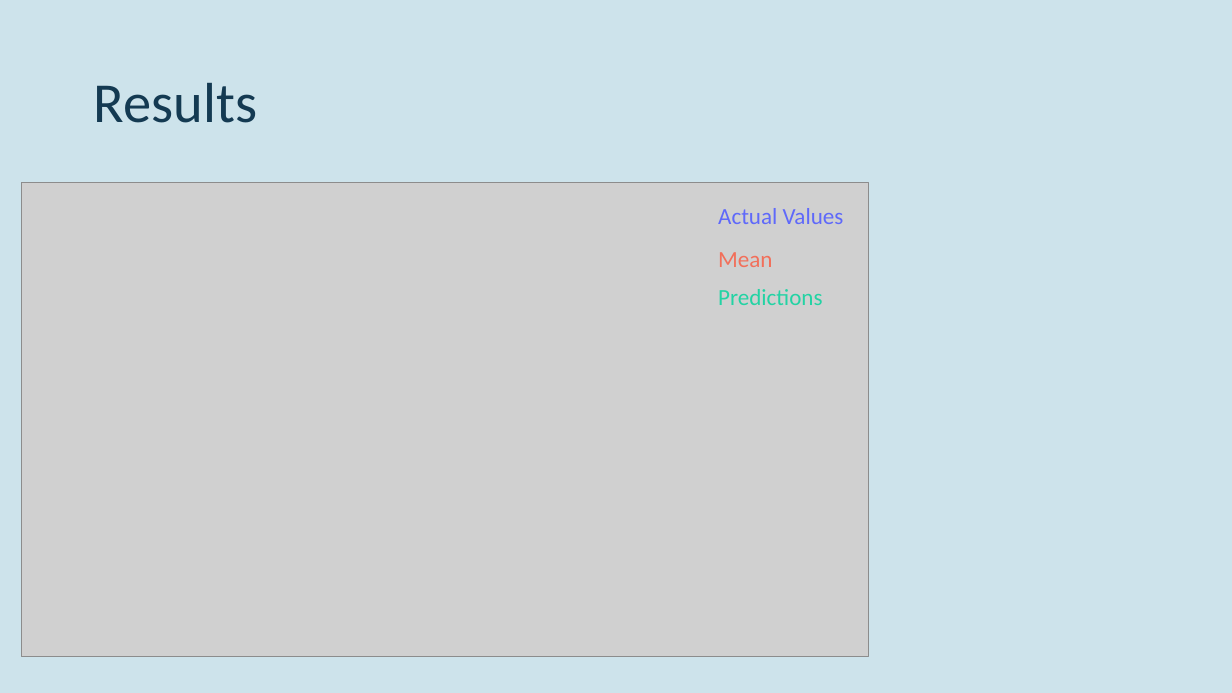
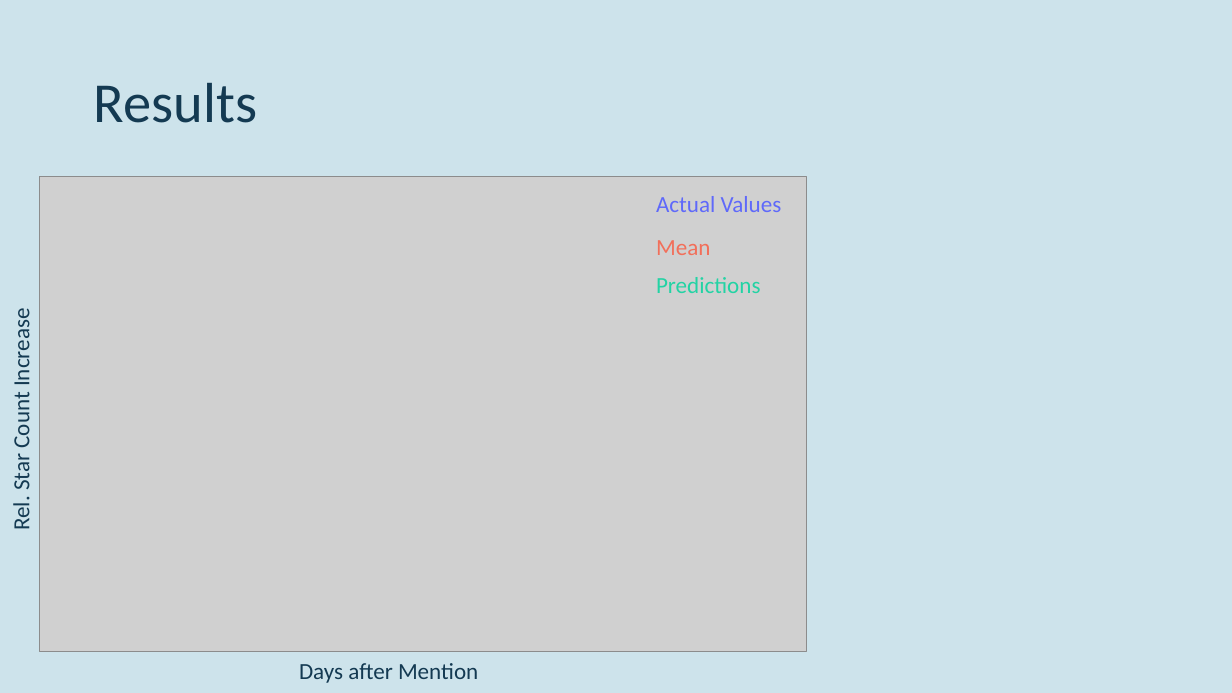
Before and after one commit to JimFawkes/luther, a slide deck: slide 5 of Presentation/Project Luther.pptx. Drawn at 1232x693 pixels with LibreOffice and Linux fonts; fonts in the diff are those of the drawing; grey boxes stand for pictures. Boxes give left, top, right and bottom in pixels: in the first picture for what was removed or moved away, otherwise in the second. Text is boxed around its words. In the diff, an @@ line names an element or a change of style, - is before the commit and + after.

```diff
--- a/Presentation/Project Luther.pptx
+++ b/Presentation/Project Luther.pptx
@@ picture: place and size @@
-picture at box(21, 182, 869, 657)
+picture at box(39, 177, 806, 652)
@@ 3 texts: place and size @@
-3 texts at box(718, 208, 844, 305)
+3 texts at box(656, 196, 782, 293)
@@ text added at box(7, 315, 35, 529), 18 pt, text #143A52 @@
+Rel. Star Count Increase
@@ text added at box(299, 663, 478, 683), 18 pt, text #143A52 @@
+Days after Mention
```
Also in this commit, not shown: 4 other slides changed, 3 other files.
